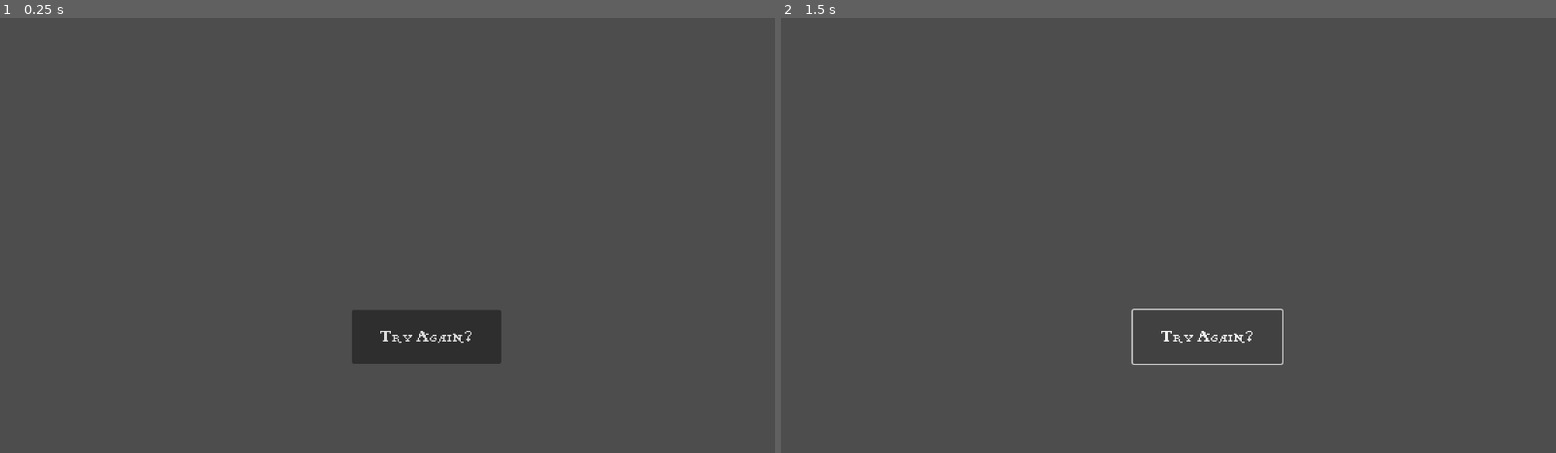
Above: before the commit, frames 1-2 (left to right).
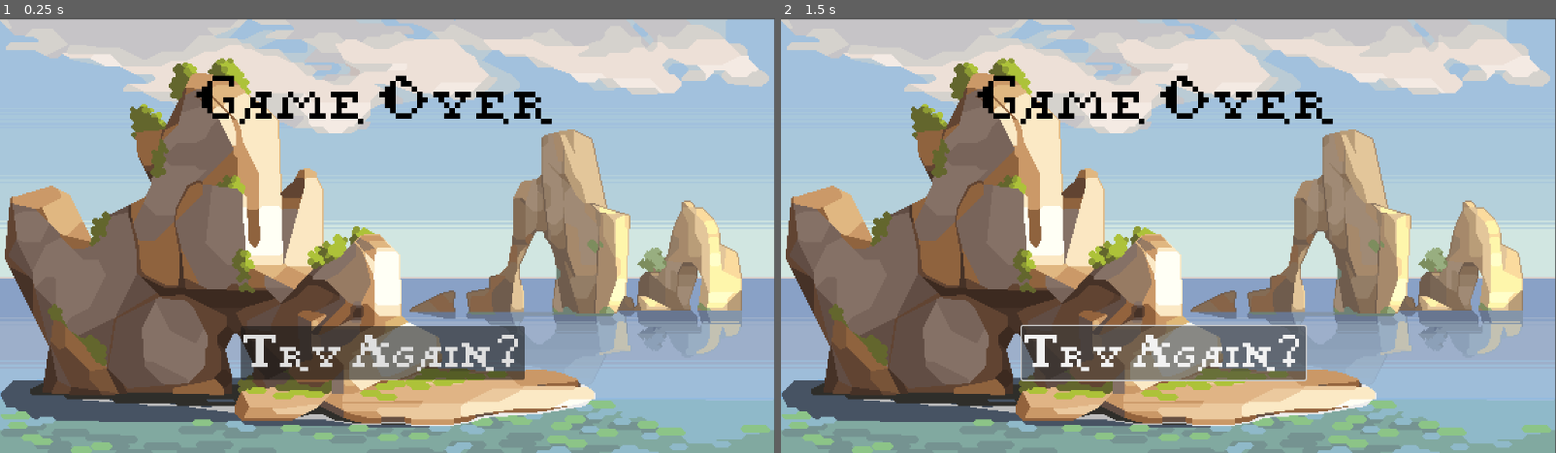
Above: after the commit, the same moments.

Repository: heinzarniaung/hopper_hacks_x_project
Game: Godot game, scene res://EndScreen.tscn
The game is run twice, just before and just after one commit, with the same random seed, the same clock (stepped at 60 frames per second) and the same inputs. The project has no main scene, so this scene is started directly.
Inputs:
- Up to frame 1 (0.25 s): no input
- Up to frame 2 (1.5 s): click "Try Again?" at 0.5 s; click "Try Again?" at 1.25 s

The runs differ from the first frame. In frame 1, 96% of the frame differs, in the area x 0-100%, y 0-100%; in frame 2, 95%.

Commit message:
Mad end screne

Diff:
--- a/new-game-project/EndScreen.tscn
+++ b/new-game-project/EndScreen.tscn
@@ -1,13 +1,47 @@
-[gd_scene load_steps=2 format=3 uid="uid://ck7ysqna4vjoh"]
+[gd_scene load_steps=4 format=3 uid="uid://ck7ysqna4vjoh"]
 
 [ext_resource type="FontFile" uid="uid://bg4beac7wm06f" path="res://pixel_pirate.ttf" id="1_1vwkn"]
+[ext_resource type="Script" path="res://Scripts/end_screen.gd" id="1_6vsvk"]
+[ext_resource type="Texture2D" uid="uid://b3qpfi14383kx" path="res://Art/Endgame.png" id="1_frlye"]
 
-[node name="EndScreen" type="Node2D"]
+[node name="EndScreen" type="Control"]
+layout_mode = 3
+anchors_preset = 15
+anchor_right = 1.0
+anchor_bottom = 1.0
+offset_right = -1152.0
+offset_bottom = -648.0
+grow_horizontal = 2
+grow_vertical = 2
+script = ExtResource("1_6vsvk")
+
+[node name="Sprite2D" type="Sprite2D" parent="."]
+position = Vector2(575, 326)
+scale = Vector2(0.5, 0.5)
+texture = ExtResource("1_frlye")
 
 [node name="Button" type="Button" parent="."]
-offset_left = 523.0
-offset_top = 435.0
-offset_right = 745.0
-offset_bottom = 515.0
+layout_mode = 0
+offset_left = 358.0
+offset_top = 459.0
+offset_right = 780.0
+offset_bottom = 539.0
 theme_override_fonts/font = ExtResource("1_1vwkn")
+theme_override_font_sizes/font_size = 48
 text = "Try Again?"
+
+[node name="RichTextLabel" type="RichTextLabel" parent="."]
+layout_mode = 0
+offset_left = 292.0
+offset_top = 78.0
+offset_right = 862.0
+offset_bottom = 177.0
+theme_override_colors/default_color = Color(0, 0, 0, 1)
+theme_override_fonts/normal_font = ExtResource("1_1vwkn")
+theme_override_fonts/bold_font = ExtResource("1_1vwkn")
+theme_override_font_sizes/bold_italics_font_size = 64
+theme_override_font_sizes/normal_font_size = 64
+text = "Game Over"
+tab_size = 3
+
+[connection signal="pressed" from="Button" to="." method="_on_button_pressed"]
--- /dev/null
+++ b/new-game-project/Scripts/end_screen.gd
@@ -0,0 +1,16 @@
+extends Control
+
+
+# Called when the node enters the scene tree for the first time.
+func _ready() -> void:
+	pass # Replace with function body.
+
+
+# Called every frame. 'delta' is the elapsed time since the previous frame.
+func _process(delta: float) -> void:
+	pass
+
+
+func _on_button_pressed() -> void:
+	#Change scene to main screen
+	pass # Replace with function body.
--- /dev/null
+++ b/new-game-project/Scripts/global.gd
@@ -0,0 +1,9 @@
+extends Node
+
+var highScore = 0
+#Use this for unlocks if time permits
+var doubloons = 0
+
+func _ready() -> void:
+	#Add save load if there is time
+	pass # Replace with function body.
--- a/new-game-project/project.godot
+++ b/new-game-project/project.godot
@@ -14,6 +14,10 @@
 config/features=PackedStringArray("4.3", "Forward Plus")
 config/icon="res://icon.svg"
 
+[autoload]
+
+Global="*res://Scripts/global.gd"
+
 [rendering]
 
 textures/vram_compression/import_etc2_astc=true
Binary file added: new-game-project/Art/Endgame.png
Not shown, added: new-game-project/Art/Endgame.png.import
Binary file added: new-game-project/Art/button.png
Not shown, added: new-game-project/Art/button.png.import
Binary file added: new-game-project/Art/buttonpress.png
Not shown, added: new-game-project/Art/buttonpress.png.import
